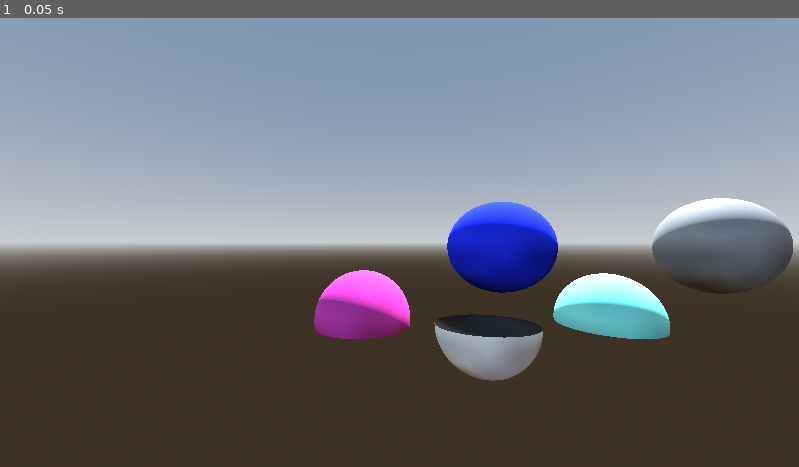
Above: before the commit, frame 1.
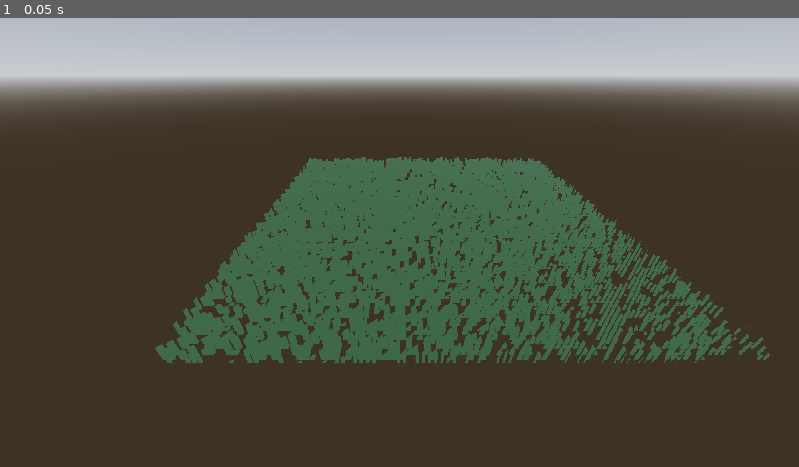
Above: after the commit, the same moment.

Repository: cpoll/sandbox-godot
Game: Godot game, scene res://main.tscn
Same seed, same stepped clock (60 frames per second), same inputs: the game is played once before the commit and once after it.
Inputs:
- Up to frame 1 (0.05 s): no input

The runs differ from the first frame. In frame 1, 68% of the frame differs, in the area x 0-100%, y 0-81%.

Commit message:
shell fur still broken

Diff:
--- a/Experiments/ShellGrass/GrassPlane.tscn
+++ b/Experiments/ShellGrass/GrassPlane.tscn
@@ -8,5 +8,4 @@
 [node name="Node3D" type="Node3D"]
 
 [node name="Plane" type="MeshInstance3D" parent="."]
-cast_shadow = 0
 mesh = SubResource("PlaneMesh_htrai")
--- a/Experiments/ShellGrass/GrassSpawner.gd
+++ b/Experiments/ShellGrass/GrassSpawner.gd
@@ -5,13 +5,14 @@
 var plane_scene = preload("res://Experiments/ShellGrass/GrassPlane.tscn")
 
 func _ready() -> void:
-    print(grass_plane)
-    for i in range(1, 10):
+
+    for i in range(0, 40):
+        print(i)
         var dup = plane_scene.instantiate()
+        add_child(dup)
+        dup.position = Vector3(0, 0.003*i, 0)
         var plane = dup.get_node("Plane")
-        plane.position.x += 5;
         plane.set_instance_shader_parameter("stack_order", i)
-        plane.set_instance_shader_parameter("test_color", Vector3(1.0, 0.0, 0.0))
-        # dup.mesh.material
-        # material.set("shader_parameter/stack_order", i);
-        print(plane)
+        ## dup.mesh.material
+        ## material.set("shader_parameter/stack_order", i);
+        #print(plane)
--- a/Experiments/ShellGrass/ShellGrass.gdshader
+++ b/Experiments/ShellGrass/ShellGrass.gdshader
@@ -55,14 +55,45 @@
     //}
 
     // Round the position
+    // 55.514432 -> 55.51
     p.x = round(p.x * 100.0) / 100.0;
     p.y = round(p.y * 100.0) / 100.0;
+
+    // The remainder will be everything after two decimal places
+    // E.g. 0.004432
+    // We also multiply by 100 to get a number between 0 and 1.
+    // We'll use this later to determine how far our pixel is from the center (0.5, 0.5)
+    // This seems reasonable, but we're botching the hash function somehow?
+    vec2 remainder = (UV - p) * 100.0;
+
 
     // float grass_value = texture(noise, UV * 10.0).r;
     float grass_value = hash12(p * 50.0);
 
-    if(grass_value - 0.1 * float(stack_order) > 0.3){
-        ALBEDO = vec3(0.0, grass_value / 2.0 - float(stack_order) / 10.0, 0.0);
+    //if(grass_value - 1.0 * float(stack_order / 40) > 0.7){
+        //ALBEDO = vec3(0.1, 0.2, 0.1);
+    //} else {
+        //discard;
+    //}
+
+    // Grass value is between 0 and 1
+    // stack_order is 0-40 (TODO: Pass it in)
+    // Stack order 0 is at the bottom, and we want grass to render bottom-to-top
+    // Incidentally, will the top plane always be < 0.5? Should we randomize separately?
+    // Or rather, isn't grass_value already height?
+
+    if(grass_value * float(40-stack_order)/40.0 > 0.5){
+        // See if the sub-blade-of-grass (remainder) is incide a circle of r 0.5 centered on 0.5,0.5
+        // This should round off our grass
+        // We just get the absolute distance between the two points
+
+        // This is wrong, run it to see why. It gets less accurate in the corners...
+        float dist = abs(p.x - remainder.x) + abs(p.y - remainder.y);
+        if(dist > 1.5) {
+            discard;
+        } else {
+            ALBEDO = vec3(0.1, 0.2, 0.1);
+        }
     } else {
         discard;
     }
--- a/Experiments/ShellGrass/ShellGrass.tscn
+++ b/Experiments/ShellGrass/ShellGrass.tscn
@@ -1,26 +1,9 @@
-[gd_scene load_steps=5 format=3 uid="uid://durdgojlxmf1e"]
+[gd_scene load_steps=2 format=3 uid="uid://durdgojlxmf1e"]
 
-[ext_resource type="PackedScene" uid="uid://dh5tbqgywn41k" path="res://Experiments/ShellGrass/GrassPlane.tscn" id="2_p7wrp"]
 [ext_resource type="Script" uid="uid://dpxun7qh6nqye" path="res://Experiments/ShellGrass/GrassSpawner.gd" id="2_xls8u"]
-
-[sub_resource type="StandardMaterial3D" id="StandardMaterial3D_ncb22"]
-albedo_color = Color(0, 0, 0, 1)
-
-[sub_resource type="PlaneMesh" id="PlaneMesh_xls8u"]
-material = SubResource("StandardMaterial3D_ncb22")
 
 [node name="ShellGrass" type="Node3D"]
 
 [node name="Dirt" type="MeshInstance3D" parent="."]
-mesh = SubResource("PlaneMesh_xls8u")
-skeleton = NodePath("../GrassPlane0")
+skeleton = NodePath("")
 script = ExtResource("2_xls8u")
-
-[node name="GrassPlane0" parent="." instance=ExtResource("2_p7wrp")]
-transform = Transform3D(1, 0, 0, 0, 1, 0, 0, 0, 1, 0, 0.01, 0)
-
-[node name="Camera3D" type="Camera3D" parent="."]
-transform = Transform3D(1, 0, 0, 0, 0.685628, 0.727952, 0, -0.727952, 0.685628, 0.00254947, 0.893139, 1.14384)
-
-[node name="DirectionalLight3D" type="DirectionalLight3D" parent="."]
-transform = Transform3D(1, 0, 0, 0, -0.470843, 0.882217, 0, -0.882217, -0.470843, 0, 1.93413, 0)
--- a/main.tscn
+++ b/main.tscn
@@ -8,6 +8,7 @@
 [ext_resource type="Shader" uid="uid://nydrj3b4jffy" path="res://Shaders/test.tres" id="5_lquwl"]
 [ext_resource type="Material" uid="uid://ckckoehlw40pa" path="res://Materials/burn2.tres" id="7_5vw27"]
 [ext_resource type="PackedScene" uid="uid://df6xeisii7745" path="res://Experiments/ScreenspacedTexture/ScreenspacedTexture.tscn" id="8_5vw27"]
+[ext_resource type="PackedScene" uid="uid://durdgojlxmf1e" path="res://Experiments/ShellGrass/ShellGrass.tscn" id="9_kek77"]
 
 [sub_resource type="ProceduralSkyMaterial" id="ProceduralSkyMaterial_7dm0k"]
 sky_horizon_color = Color(0.662243, 0.671743, 0.686743, 1)
@@ -62,11 +63,11 @@
 environment = SubResource("Environment_0xm2m")
 
 [node name="DirectionalLight3D" type="DirectionalLight3D" parent="."]
-transform = Transform3D(-0.866023, -0.433016, 0.250001, 0, 0.499998, 0.866027, -0.500003, 0.749999, -0.43301, 0, 0, 0)
+transform = Transform3D(-0.861779, -0.381451, 0.334413, 0.0856372, 0.540367, 0.837061, -0.500003, 0.749999, -0.43301, 0, 1.48445, 0)
 shadow_enabled = true
 
 [node name="Camera3D" type="Camera3D" parent="."]
-transform = Transform3D(1, 0, 0, 0, 1, 0, 0, 0, 1, -0.212331, 1.36525, 3.11231)
+transform = Transform3D(1, 0, 0, 0, 0.868571, 0.495565, 0, -0.495565, 0.868571, -0.212331, 0.545014, 1.63045)
 visible = false
 
 [node name="Floor" type="MeshInstance3D" parent="."]
@@ -76,38 +77,49 @@
 
 [node name="ShaderSphere" type="MeshInstance3D" parent="."]
 transform = Transform3D(1, 0, 0, 0, 1, 0, 0, 0, 1, 3.12238, 1.32962, 0.0132924)
+visible = false
 mesh = SubResource("SphereMesh_7dm0k")
 surface_material_override/0 = ExtResource("1_ig7tw")
 
 [node name="WarpEffect" type="MeshInstance3D" parent="."]
 transform = Transform3D(1, 0, 0, 0, 0.998241, 0.059289, 0, -0.059289, 0.998241, 0.632069, 0.570132, 0.256657)
+visible = false
 mesh = SubResource("SphereMesh_0xm2m")
 skeleton = NodePath("../ShaderSphere")
 surface_material_override/0 = ExtResource("2_0xm2m")
 
 [node name="MeshInstance3D" type="MeshInstance3D" parent="."]
 transform = Transform3D(1, 0, 0, 0, 1, 0, 0, 0, 1, -0.598621, 0.568429, 0)
+visible = false
 mesh = SubResource("SphereMesh_lquwl")
 
 [node name="WarpVisual" type="MeshInstance3D" parent="."]
 transform = Transform3D(1, 0, 0, 0, 1, 0, 0, 0, 1, 1.9901, 0.534724, 0)
+visible = false
 material_override = SubResource("ShaderMaterial_lquwl")
 mesh = SubResource("SphereMesh_7mycd")
 
 [node name="MeshInstance3D2" type="MeshInstance3D" parent="."]
 transform = Transform3D(1, 0, 0, 0, 1, 0, 0, 0, 1, -10.1432, 0.765894, 0.0985165)
+visible = false
 mesh = ExtResource("5_272bh")
 surface_material_override/0 = SubResource("ShaderMaterial_5vw27")
 
 [node name="Texture2d" type="MeshInstance3D" parent="."]
 transform = Transform3D(1, 0, 0, 0, 1, 0, 0, 0, 1, -11.4749, 0.757518, 0.197033)
+visible = false
 mesh = ExtResource("5_272bh")
 skeleton = NodePath("../MeshInstance3D2")
 surface_material_override/0 = ExtResource("7_5vw27")
 
 [node name="Burningball" type="MeshInstance3D" parent="."]
 transform = Transform3D(1, 0, 0, 0, 1, 0, 0, 0, 1, 0.903358, 1.31528, -0.154216)
+visible = false
 mesh = SubResource("SphereMesh_4c57u")
 
 [node name="ScreenspacedStars" parent="." instance=ExtResource("8_5vw27")]
 transform = Transform3D(1, 0, 0, 0, 1, 0, 0, 0, 1, -8.66986, 0.604223, -0.0848252)
+visible = false
+
+[node name="ShellGrass" parent="." instance=ExtResource("9_kek77")]
+transform = Transform3D(1, 0, 0, 0, 0.997975, -0.0636092, 0, 0.0636092, 0.997975, 0, -0.201618, 0)
Not shown: 1 places in main.tscn that only renumber resources
